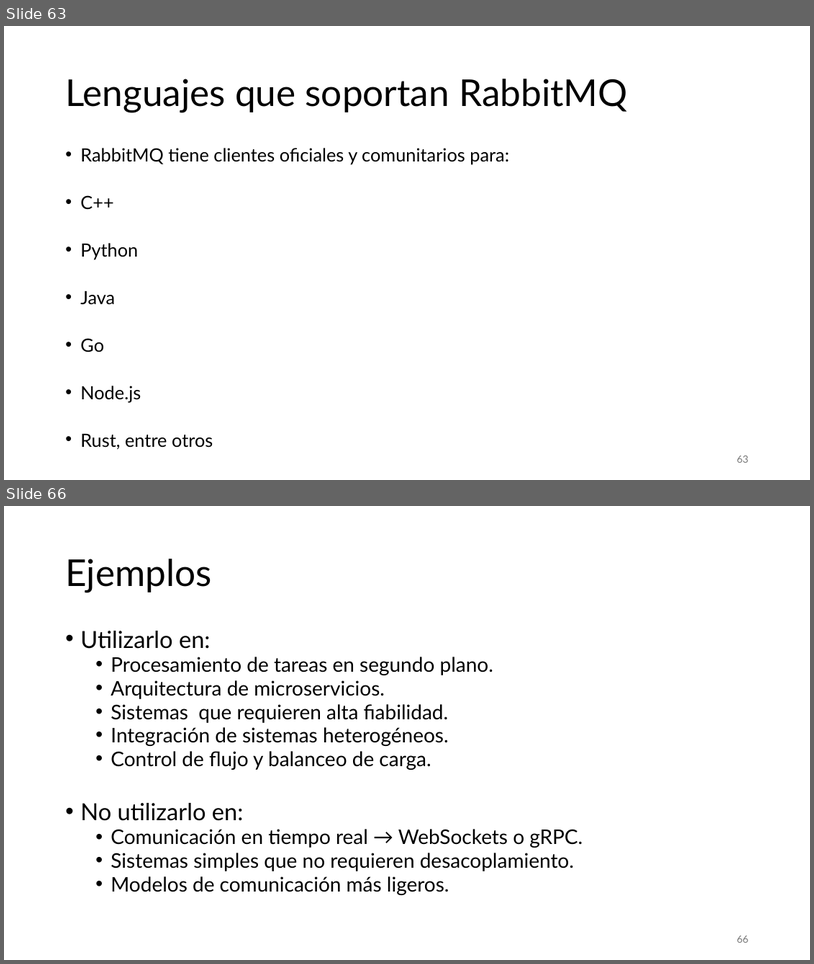
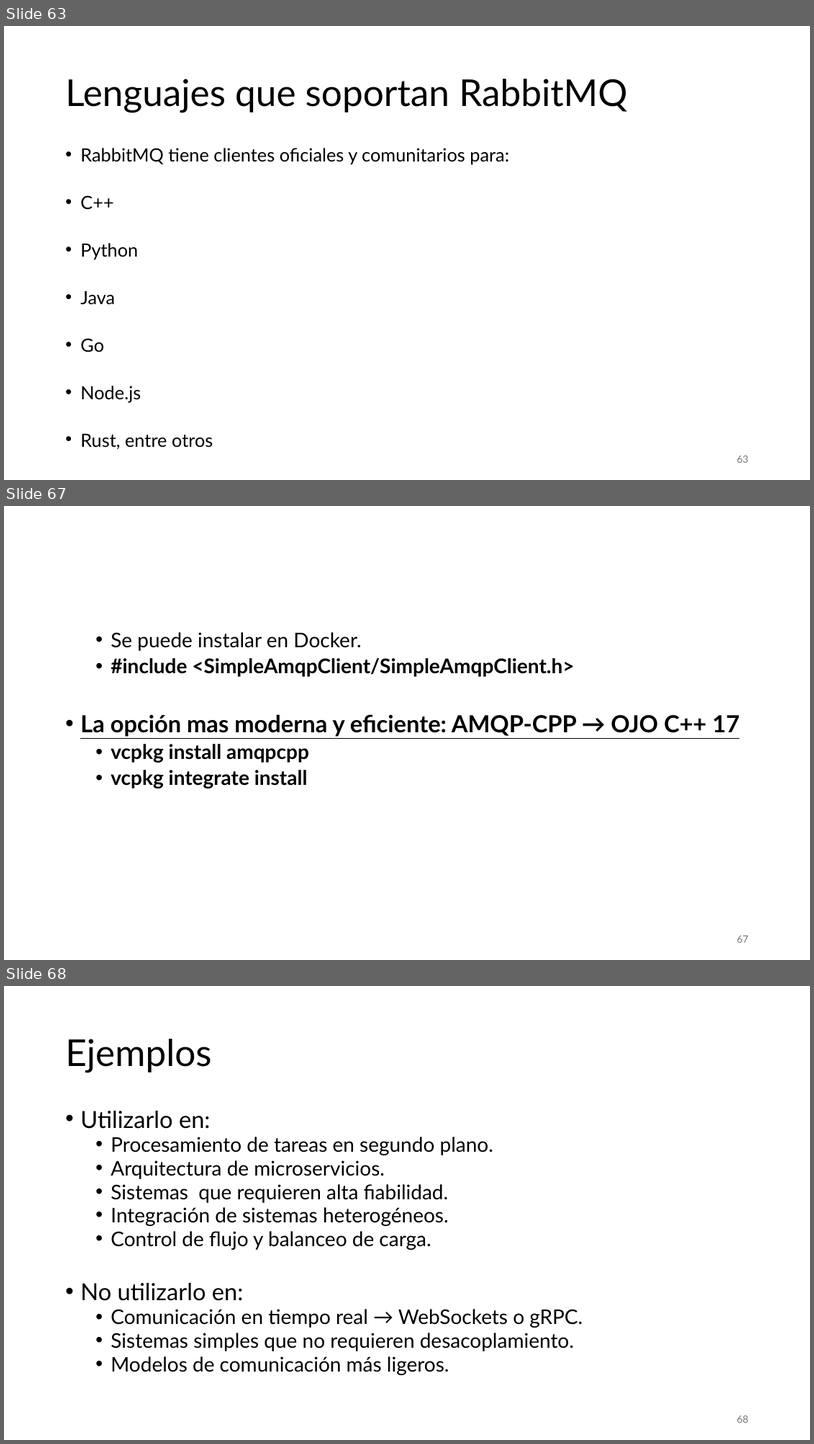
Before and after one commit to aldebarran22/CURSO_CPP_SERVICIOS_30H, a slide deck: doc/3_Comunicacion_microservicios_C++.pptx. Shown one above the other, each under a label of ours: slides 63 and 66 before the commit, slides 63, 67 and 68 after it; the slides between them are not shown. The pictures are 814x964 and 814x1444 pixels, drawn with LibreOffice and Linux fonts; fonts in the diff are those of the drawing. Boxes give left, top, right and bottom in pixels: in the first picture for what was removed or moved away, otherwise in the second. Text is boxed around its words. In the diff, an @@ line names an element or a change of style, - is before the commit and + after.

```diff
--- a/doc/3_Comunicacion_microservicios_C++.pptx
+++ b/doc/3_Comunicacion_microservicios_C++.pptx
@@ slide 67 added at [4,506,810,960], background #FFFFFF @@
@@ text added at [80,632,740,788], 24 pt, text #000000, bold @@
+  • Se puede instalar en Docker.
+  • #include <SimpleAmqpClient/SimpleAmqpClient.h>
+• La opción mas moderna y eficiente: AMQP-CPP → OJO C++ 17
+  • vcpkg install amqpcpp
+  • vcpkg integrate install
@@ page number added at [737,935,748,942], 12 pt, text #797979 @@
+67
@@ what was slide 66 is now slide 68 @@
@@ page number at [737,1415,748,1422]: text changed @@
-66
+68
```
Also in this commit, not shown: 3 slides changed, 1 other slide added, 11 other files.
